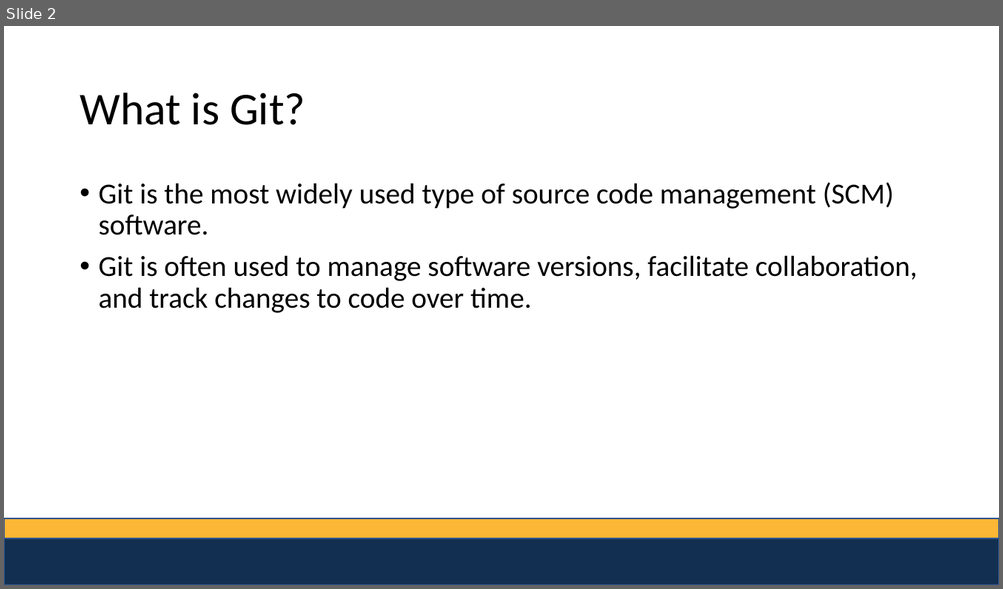
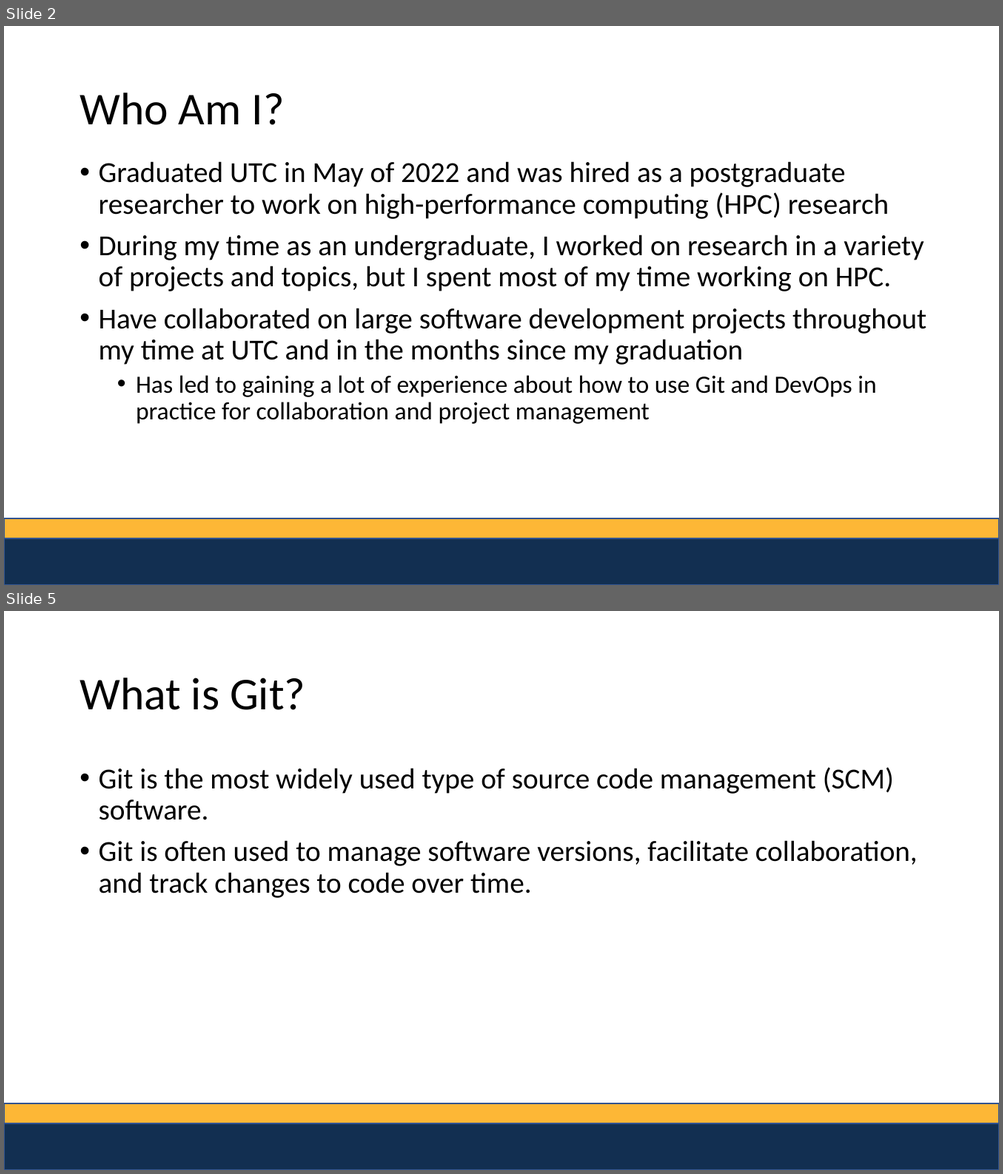
Before and after one commit to carsonwoods/git-devops-workshop, a slide deck: git/Introduction to Git.pptx. Shown one above the other, each under a label of ours: slide 2 before the commit, slides 2 and 5 after it; the slides between them are not shown. The pictures are 1003x589 and 1003x1174 pixels, drawn with LibreOffice and Linux fonts; fonts in the diff are those of the drawing. Boxes give left, top, right and bottom in pixels: in the first picture for what was removed or moved away, otherwise in the second. Text is boxed around its words. In the diff, an @@ line names an element or a change of style, - is before the commit and + after.

```diff
--- a/git/Introduction to Git.pptx
+++ b/git/Introduction to Git.pptx
@@ slide 2 added at (4, 26, 999, 585), background #FFFFFF @@
@@ title added at (79, 93, 284, 125), 44 pt, text #000000 @@
+Who Am I?
@@ text added at (99, 161, 926, 424), 28 pt, text #000000 @@
+• Graduated UTC in May of 2022 and was hired as a postgraduate researcher to work on high-performance computing (HPC) research
+• During my time as an undergraduate, I worked on research in a variety of projects and topics, but I spent most of my time working on HPC.
+• Have collaborated on large software development projects throughout my time at UTC and in the months since my graduation
+  • Has led to gaining a lot of experience about how to use Git and DevOps in practice for collaboration and project management
@@ rectangle added at (4, 519, 999, 540), fill #FDB736, outline #325491 1 pt @@
@@ rectangle added at (4, 540, 999, 585), fill #122F51, outline #325491 1 pt @@
@@ what was slide 2 is now slide 5 @@
```
Also in this commit, not shown: 1 slide changed, 2 other slides added.
